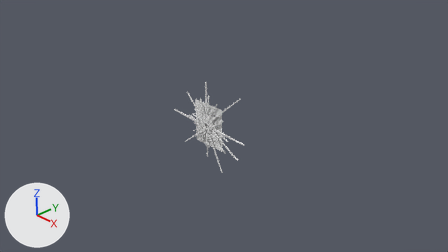
The Blender file OW_Inhabitants/Project Files/OW_InhabitantsEyeSymbol/OW_InhabitantsEyeSymbol_LOD0.blend, before and after one commit.
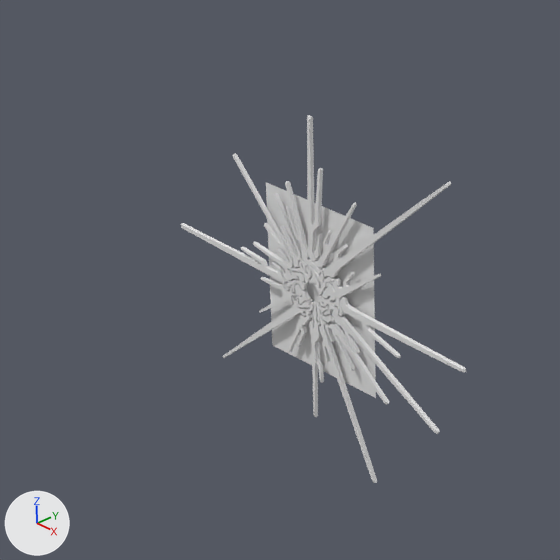
Old and new are each drawn from the file's camera 'Camera' and again close up on the part from 29% to 60% of the width and 21% to 76% of the height. Lighting does not change. The marker at lower left points along +X, +Y and +Z.

Script lines for the objects in view, before the commit:
```python
me_s4studio_mesh_0 = bpy.data.meshes.new('s4studio_mesh_0')
me_s4studio_mesh_0.from_pydata(...)  # 16 vertices, 18 faces; spans x -0.444..0.444, y -0.006, z -0.08..0.965
me_s4studio_mesh_0.polygons.foreach_set('use_smooth', [True] * 18)
me_s4studio_mesh_0.materials.append(mat_diffuse)  # white #e7e7e7
me_s4studio_mesh_1 = bpy.data.meshes.new('s4studio_mesh_1')
me_s4studio_mesh_1.from_pydata(...)  # 7371 vertices, 7170 faces; spans x -1.2..1.18, y -0.06..-0.02, z -0.6..1.49
me_s4studio_mesh_1.polygons.foreach_set('use_smooth', [True] * 7170)
me_s4studio_mesh_1.materials.append(mat_diffuse_001)  # white #e7e7e7
ob_s4studio_mesh_0 = bpy.data.objects.new('s4studio_mesh_0', me_s4studio_mesh_0)
ob_s4studio_mesh_0.location = (0.0, 0.0, 0.0)
ob_s4studio_mesh_0.show_transparent = True
ob_s4studio_mesh_1 = bpy.data.objects.new('s4studio_mesh_1', me_s4studio_mesh_1)
ob_s4studio_mesh_1.location = (0.0, 0.0, 0.0)
ob_s4studio_mesh_1.show_transparent = True
```
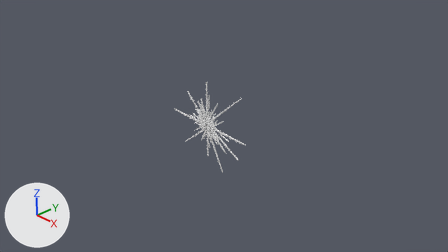
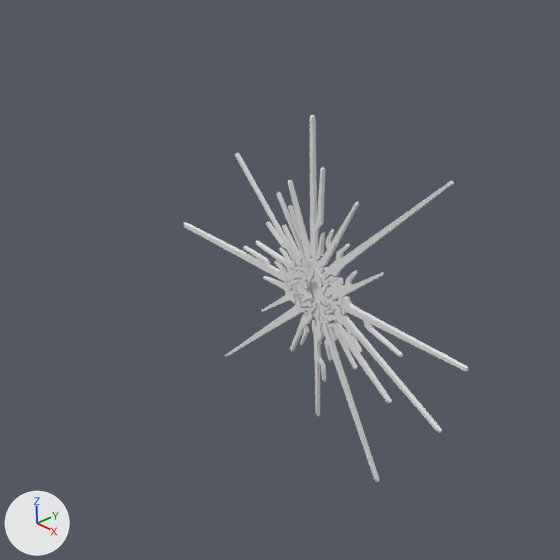
The change, as JSON lines over the scene's bpy script:
```json
{"op": "set", "path": "ob_s4studio_mesh_1.location", "old": "(0.0, 0.0, 0.0)", "new": "(0.0, 0.018, 0.0)"}
{"op": "set", "path": "ob_s4studio_mesh_0.location", "old": "(0.0, 0.0, 0.0)", "new": "(-0.011, 0.0, 0.355)"}
{"op": "set", "path": "ob_s4studio_mesh_0.scale", "old": "(1.0, 1.0, 1.0)", "new": "(0.194, 1.0, 0.164)"}
```

Changed parts and their boxes [x1, y1, x2, y2] in the close-ups (560 x 560 px):
```json
{"object": "s4studio_mesh_1", "change": "moved", "before": [181, 115, 466, 483], "after": [184, 115, 468, 482]}
{"object": "s4studio_mesh_0", "change": "moved, rescaled", "before": [266, 182, 376, 398], "after": [309, 281, 329, 306]}
```
